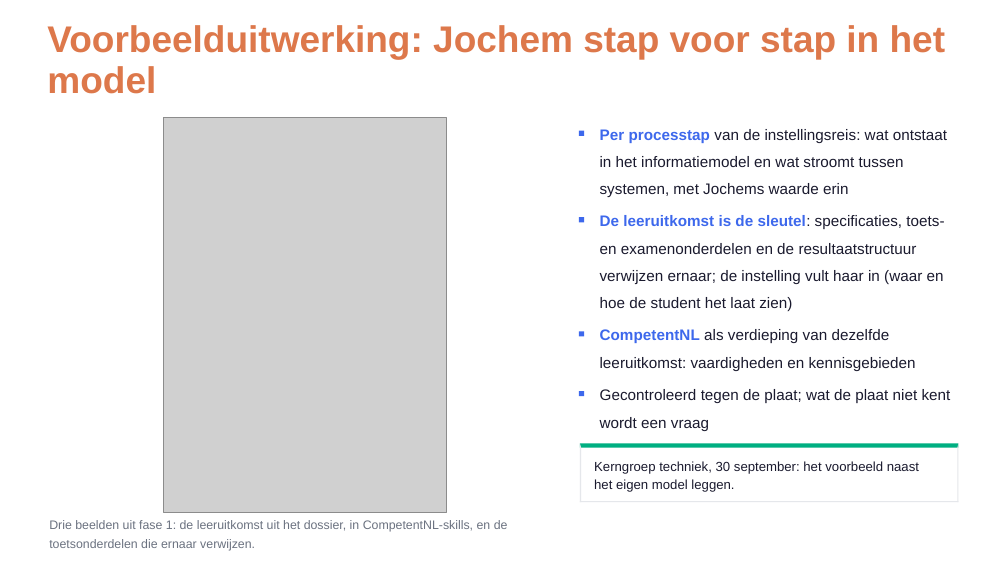
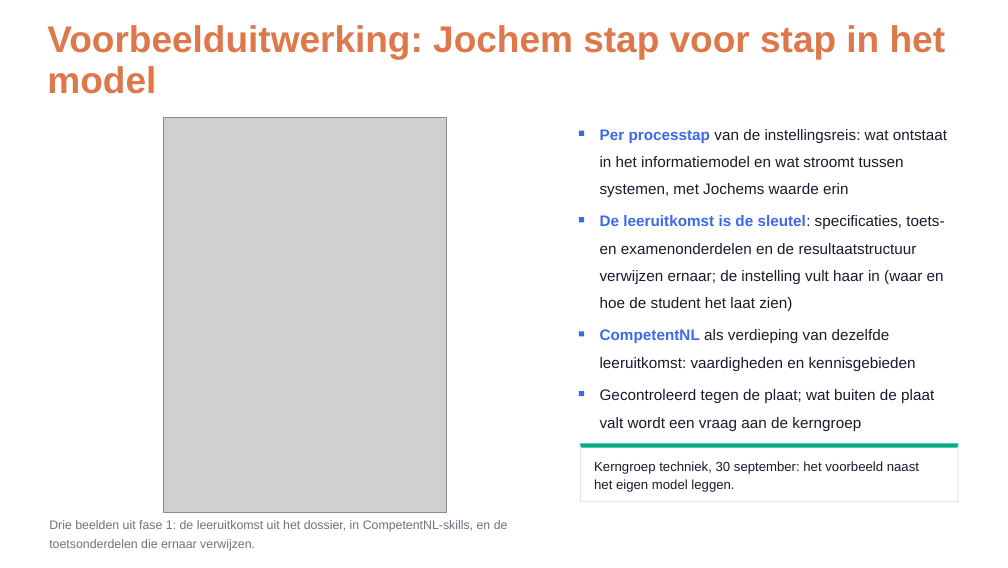
Before and after one commit to Npuls-OKx/meta, a slide deck: slide 7 of presentaties/export/260921_alignment_npuls_pijlers/260921_alignment_npuls_pijlers.pptx. Drawn at 1008x568 pixels with LibreOffice and Linux fonts; fonts in the diff are those of the drawing; grey boxes stand for pictures; background and template pictures are left out. Boxes give left, top, right and bottom in pixels: in the first picture for what was removed or moved away, otherwise in the second. Text is boxed around its words. In the diff, an @@ line names an element or a change of style, - is before the commit and + after.

```diff
--- a/presentaties/export/260921_alignment_npuls_pijlers/260921_alignment_npuls_pijlers.pptx
+++ b/presentaties/export/260921_alignment_npuls_pijlers/260921_alignment_npuls_pijlers.pptx
@@ text at (x1=600, y1=389, x2=934, y2=403): text changed @@
-Gecontroleerd tegen de plaat; wat de plaat niet kent
+Gecontroleerd tegen de plaat; wat buiten de plaat
@@ text at (x1=600, y1=417, x2=861, y2=431): text changed @@
-wordt een vraag
+valt wordt een vraag aan de kerngroep
```
Also in this commit, not shown: 6 other slides changed, 4 other files.
